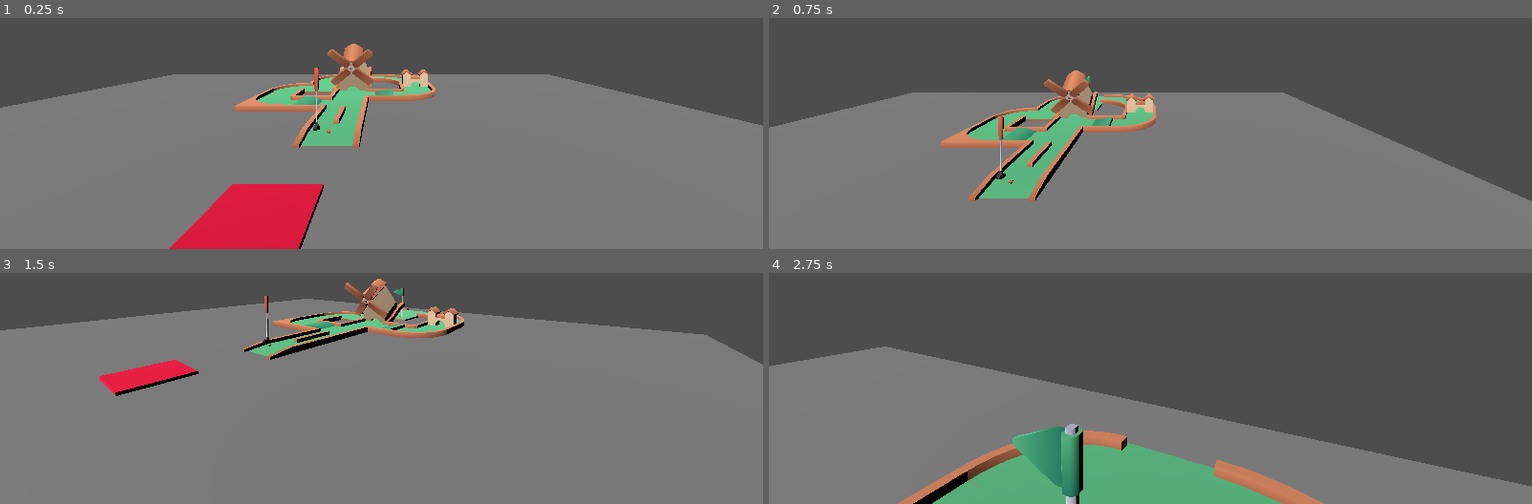
Above: before the commit, frames 1-4 (two rows, left to right).
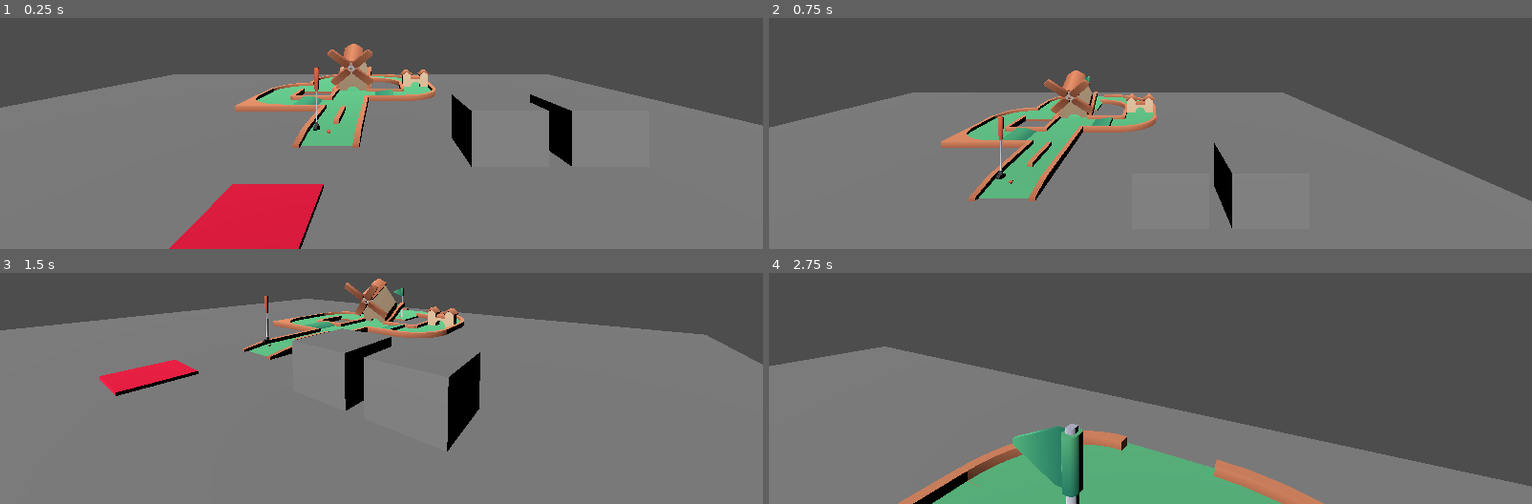
Above: after the commit, the same moments.

Repository: typical-u/Games-4900
Game: Godot game, scene res://Scenes/MainScene.tscn
The game is run twice, just before and just after one commit, with the same random seed, the same clock (stepped at 60 frames per second) and the same inputs.
Inputs (mouse positions are in pixels of both pictures, inside the frame that each line leads up to):
- Up to frame 1 (0.25 s): no input
- Up to frame 2 (0.75 s): tap Enter (ui_accept) at 0.5 s; move the mouse to (outside the picture) at 0.52 s; hold Right (ui_right) from 0.53 s (still down); click (outside the picture) at 0.67 s
- Up to frame 3 (1.5 s): tap Enter (ui_accept) at 0.77 s; move the mouse to (343, 291) at 1.27 s; release Right (ui_right) at 1.28 s; hold Up (ui_up) from 1.28 s (still down)
- Up to frame 4 (2.75 s): keep holding Up (ui_up); tap Enter (ui_accept) at 1.52 s; move the mouse to (1165, 282) at 2.02 s

The runs differ from the first frame. In frame 1, 1.3% of the frame differs, in the area x 59-75%, y 33-65%; in frame 2, 0.5%; in frame 3, 2.3%, in the area x 38-63%, y 23-78%; in frame 4, nothing differs.

Commit message:
Created Caller & Receiver Godot

Diff:
--- a/Godot/Scenes/MainScene.tscn
+++ b/Godot/Scenes/MainScene.tscn
@@ -3,11 +3,17 @@
 [ext_resource type="PackedScene" uid="uid://ceh6lgjec5due" path="res://Scenes/GolfCourseHard.tscn" id="1_hpc76"]
 [ext_resource type="PackedScene" uid="uid://bs72ogkvdd7d6" path="res://Controller/proto_controller.tscn" id="2_tr2i4"]
 [ext_resource type="PackedScene" uid="uid://cvfoyrgoythjt" path="res://Scenes/PressurePlate.tscn" id="3_nhkr4"]
+[ext_resource type="Script" uid="uid://cs14lkocm33kr" path="res://Scripts/Caller.gd" id="4_qxria"]
+[ext_resource type="Script" uid="uid://djucetb11sq37" path="res://Scripts/Receiver.gd" id="5_y4jh7"]
 
 [sub_resource type="BoxShape3D" id="BoxShape3D_hpc76"]
 size = Vector3(16, 1, 16)
 
 [sub_resource type="BoxMesh" id="BoxMesh_tr2i4"]
+
+[sub_resource type="BoxMesh" id="BoxMesh_nhkr4"]
+
+[sub_resource type="BoxMesh" id="BoxMesh_7rqgy"]
 
 [node name="Node3D" type="Node3D" unique_id=1308050229]
 
@@ -33,3 +39,18 @@
 
 [node name="PressurePlate" parent="." unique_id=380058608 instance=ExtResource("3_nhkr4")]
 transform = Transform3D(1, 0, 0, 0, 1, 0, 0, 0, 1, -0.26831436, 0.5142184, 1.5081345)
+
+[node name="Caller" type="Node3D" parent="." unique_id=388791827 node_paths=PackedStringArray("receiver")]
+transform = Transform3D(1, 0, 0, 0, 1, 0, 0, 0, 1, 2.5301974, 0.7170702, 0)
+script = ExtResource("4_qxria")
+receiver = NodePath("../Receiver")
+
+[node name="MeshInstance3D" type="MeshInstance3D" parent="Caller" unique_id=1008865992]
+mesh = SubResource("BoxMesh_nhkr4")
+
+[node name="Receiver" type="Node3D" parent="." unique_id=745363317]
+transform = Transform3D(1, 0, 0, 0, 1, 0, 0, 0, 1, 3.8253365, 0.7170702, 0)
+script = ExtResource("5_y4jh7")
+
+[node name="MeshInstance3D" type="MeshInstance3D" parent="Receiver" unique_id=1156375327]
+mesh = SubResource("BoxMesh_7rqgy")
--- /dev/null
+++ b/Godot/Scripts/Caller.gd
@@ -0,0 +1,8 @@
+extends Node
+class_name Caller
+
+@export var receiver: Node
+
+func _ready():
+	print("Hello Friend! I am calling you")
+	receiver.OnCalled()
--- /dev/null
+++ b/Godot/Scripts/Receiver.gd
@@ -0,0 +1,5 @@
+extends Node
+class_name Receiver
+
+func OnCalled():
+	print("Hi Friend! Call Received")
Not shown, added: Godot/Scripts/Caller.gd.uid
Not shown, added: Godot/Scripts/Receiver.gd.uid
